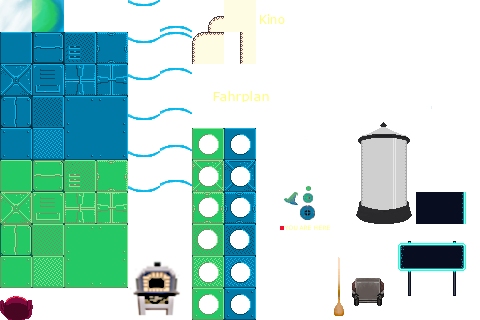
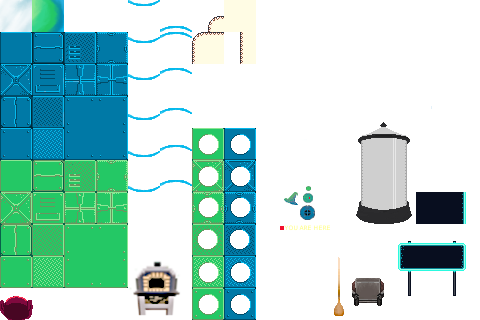
Layers edited between the first and the second 480 x 320 image:
removed layer "Fahrplan" over [213, 91, 269, 102]
removed layer "Kino" over [259, 14, 285, 24]
